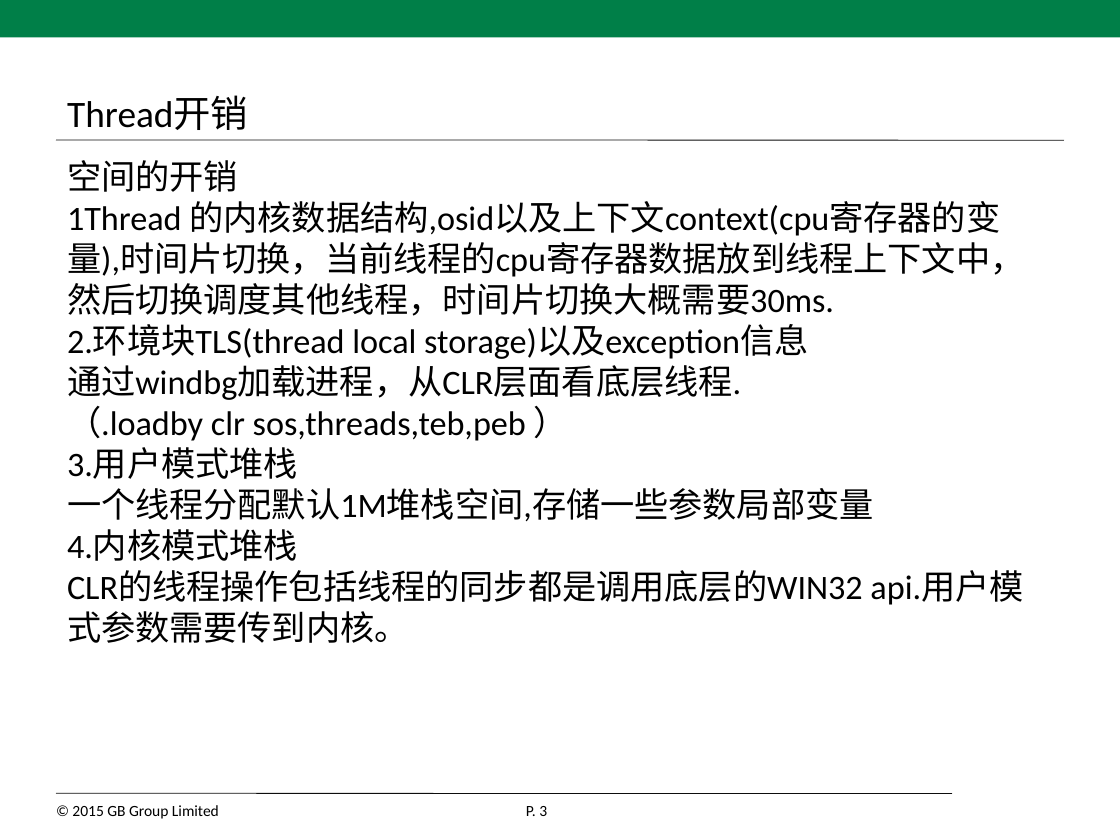
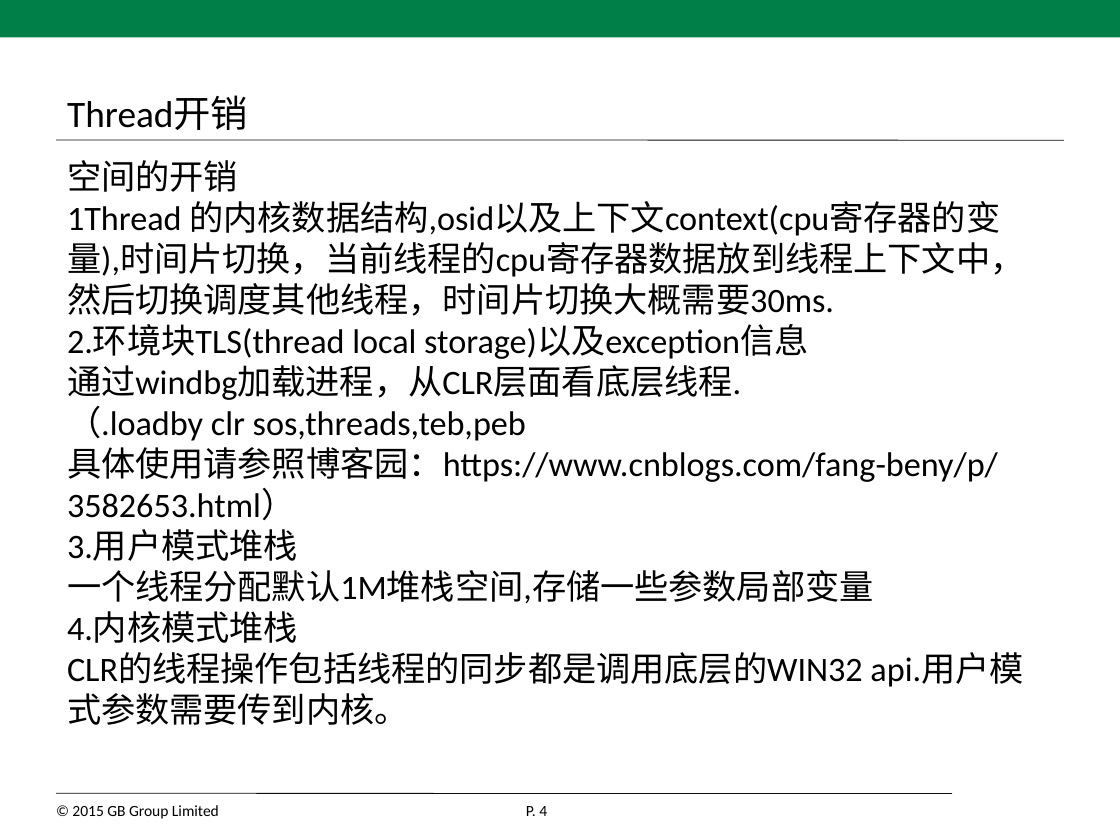
Before and after one commit to xiafeicn/AsyncProgram, a slide deck: slide 4 of 异步编程.pptx (slide 3 before the commit). Drawn at 1120x840 pixels with LibreOffice and Linux fonts; fonts in the diff are those of the drawing; background and template pictures are left out. Boxes give left, top, right and bottom in pixels: in the first picture for what was removed or moved away, otherwise in the second. Text is boxed around its words. In the diff, an @@ line names an element or a change of style, - is before the commit and + after.

```diff
--- a/异步编程.pptx
+++ b/异步编程.pptx
@@ text at box(67, 406, 998, 520): text changed @@
-（.loadby clr sos,threads,teb,peb ）
+（.loadby clr sos,threads,teb,peb
+具体使用请参照博客园：https://www.cnblogs.com/fang-beny/p/3582653.html）
@@ page number at box(526, 806, 547, 816): text changed @@
-P. 3
+P. 4
```
Also in this commit, not shown: 1 other slide changed, 1 slide added, 1 other file.
